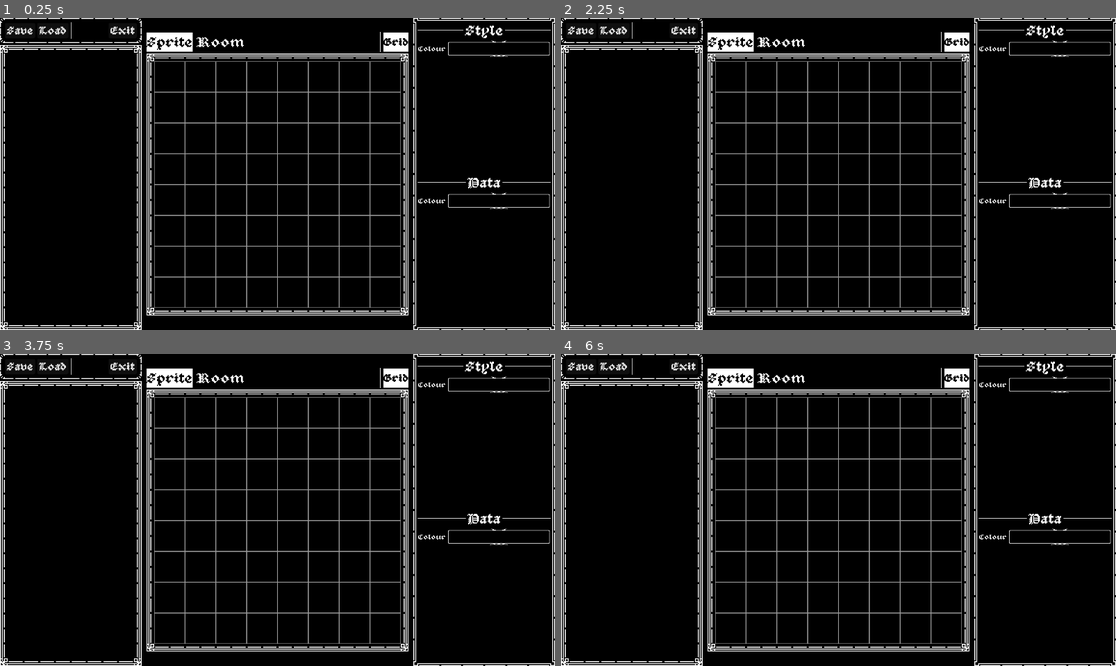
Above: before the commit, frames 1-4 (two rows, left to right).
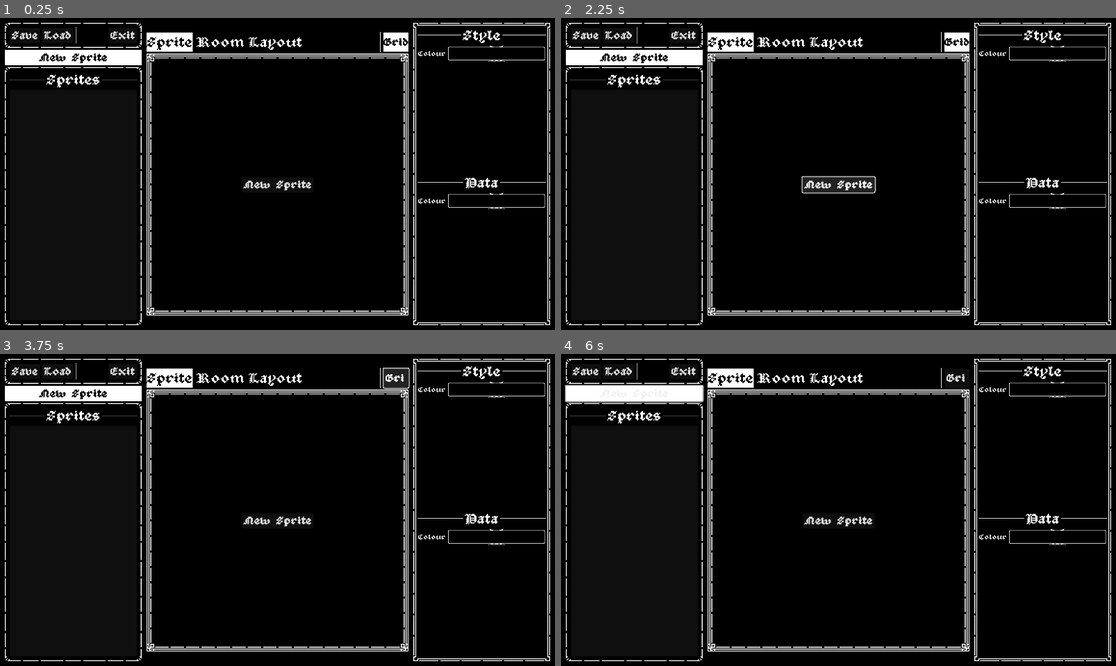
Above: after the commit, the same moments.

Repository: 3enjm/texed
Game: Godot game, scene res://src/main.tscn
Same seed, same stepped clock (60 frames per second), same inputs: the game is played once before the commit and once after it.
Inputs (mouse positions are in pixels of both pictures, inside the frame that each line leads up to):
- Up to frame 1 (0.25 s): no input
- Up to frame 2 (2.25 s): click (633, 58) at 0.5 s, where only the run after the commit has a clickable "New Sprite"; click (633, 58) at 1.25 s, where only the run after the commit has a clickable "New Sprite"; click (838, 183) at 2 s, where only the run after the commit has a clickable "New Sprite"
- Up to frame 3 (3.75 s): click (277, 519) at 2.75 s, where only the run after the commit has a clickable "New Sprite"; click "Grid" at 3.5 s
- Up to frame 4 (6 s): click "Grid" at 4.25 s; click "Grid" at 5 s; click (633, 394) at 5.75 s, where only the run after the commit has a clickable "New Sprite"

The runs differ from the first frame. In frame 1, 9.8% of the frame differs, in the area x 0-100%, y 0-100%; in frame 2, 10%; in frame 3, 10%; in frame 4, 10%.

Commit message:
abstracted asset data

Diff:
--- /dev/null
+++ b/src/asset_data.gd
@@ -0,0 +1,34 @@
+@abstract
+class_name AssetData
+extends Resource
+
+enum Type {
+	SPRITE,
+	ROOM
+}
+
+enum SubType {
+	NONE,
+	CREATURE,
+	ITEM
+}
+
+func set_image(img: Image) -> void:
+	return
+func get_image() -> Image:
+	return Image.new()
+
+func set_fg_colour(colour: Color) -> void:
+	return
+func get_fg_colour() -> Color:
+	return Color.WHITE
+
+func set_bg_colour(colour: Color) -> void:
+	return
+func get_bg_colour() -> Color:
+	return Color.BLACK
+
+func set_tex_data_array(tex_data: Array[bool]) -> void:
+	return
+func get_tex_data_array() -> Array[bool]:
+	return [false]
--- a/src/main.gd
+++ b/src/main.gd
@@ -11,9 +11,29 @@
 @onready var grid_texture_rect: TextureRect = %GridTextureRect
 @onready var fg_colour_field: HBoxContainer = %FGColourField
 @onready var fg_color_picker_button: ColorPickerButton = %ColourField/FGColorPickerButton
-@onready var item_list: ItemList = %ItemList
 
-var sprite_data_resource: SpriteData = SpriteData.new()
+# Asset Explorer UI
+@onready var new_asset_button: Button = %NewAssetButton
+@onready var asset_explorer_header: Label = %AssetExplorerHeader
+@onready var asset_list: ItemList = %AssetList
+@onready var init_asset_button: Button = %InitAssetButton
+
+enum EditorMode {
+	SPRITE_EDIT,
+	ROOM_EDIT, # -> View Edit
+	LAYOUT_EDIT,
+	# Submodes
+	NO_SUBMODE,
+	ROOM_EDIT_PLACEMENT,
+	ROOM_EDIT_POSITION,
+}
+
+var assets: Dictionary[AssetData.Type, Array] = {}
+
+var active_asset_data: AssetData
+
+var active_ed_mode: EditorMode = EditorMode.SPRITE_EDIT
+var active_ed_smode: EditorMode = EditorMode.NO_SUBMODE
 
 func _on_toggle_grid_button_toggled(toggled_on: bool) -> void:
 	grid_texture_rect.visible = toggled_on
@@ -22,19 +42,34 @@
 	canvas.fg_colour = color
 
 func _on_tab_bar_tab_changed(tab: int) -> void:
-	if tab == 0:
-		camera_2d.zoom = Vector2(1.0, 1.0)
-		(grid_texture_rect.material as ShaderMaterial).set_shader_parameter("scale", 1.0)
-	elif tab == 1:
-		camera_2d.zoom = Vector2(0.5, 0.5)
-		(grid_texture_rect.material as ShaderMaterial).set_shader_parameter("scale", 2.0)
+	match(tab):
+		0: change_ed_mode(EditorMode.SPRITE_EDIT)
+		1: change_ed_mode(EditorMode.ROOM_EDIT)
 
 func _on_save_button_pressed() -> void:
 	#TODO: Are we writing room data or sprite data?
 	#TODO: Write data
-	canvas.brush.visible = false
-	await RenderingServer.frame_post_draw
-	var vp_image := canvas_viewport.get_texture().get_image()
-	vp_image.resize(64,64)
-	item_list.add_item("", ImageTexture.create_from_image(vp_image))
-	canvas.brush.visible = true
+	if active_ed_mode == EditorMode.SPRITE_EDIT || \
+		active_ed_mode == EditorMode.ROOM_EDIT:
+
+		canvas.brush.visible = false
+		await RenderingServer.frame_post_draw
+		var vp_image := canvas_viewport.get_texture().get_image()
+		vp_image.resize(64,64)
+		active_asset_data.set_image(vp_image)
+		asset_list.add_item("", ImageTexture.create_from_image(vp_image))
+		canvas.brush.visible = true
+
+func change_ed_mode(mode: EditorMode) -> void:
+	if mode != active_ed_mode:
+		if mode == EditorMode.SPRITE_EDIT:
+			camera_2d.zoom = Vector2(1.0, 1.0)
+			(grid_texture_rect.material as ShaderMaterial).set_shader_parameter("scale", 1.0)
+
+		elif mode == EditorMode.ROOM_EDIT:
+			camera_2d.zoom = Vector2(0.5, 0.5)
+			(grid_texture_rect.material as ShaderMaterial).set_shader_parameter("scale", 2.0)
+		active_ed_mode = mode
+
+func _on_asset_list_item_selected(index: int) -> void:
+	pass # Replace with function body.
--- a/src/main.tscn
+++ b/src/main.tscn
@@ -8,6 +8,9 @@
 [sub_resource type="StyleBoxLine" id="StyleBoxLine_rlaii"]
 color = Color(1, 1, 1, 1)
 vertical = true
+
+[sub_resource type="StyleBoxFlat" id="StyleBoxFlat_3cfgd"]
+bg_color = Color(1, 1, 1, 1)
 
 [sub_resource type="StyleBoxLine" id="StyleBoxLine_fyndt"]
 color = Color(1, 1, 1, 1)
@@ -62,6 +65,10 @@
 grow_horizontal = 2
 grow_vertical = 2
 theme = ExtResource("2_3cfgd")
+theme_override_constants/margin_left = 10
+theme_override_constants/margin_top = 10
+theme_override_constants/margin_right = 10
+theme_override_constants/margin_bottom = 10
 
 [node name="HBoxContainer2" type="HBoxContainer" parent="MainUI/Control/MarginContainer"]
 layout_mode = 2
@@ -97,17 +104,47 @@
 size_flags_horizontal = 10
 text = "Exit"
 
-[node name="VBoxContainer" type="PanelContainer" parent="MainUI/Control/MarginContainer/HBoxContainer2/VBoxContainer2"]
-layout_mode = 2
-size_flags_horizontal = 3
-size_flags_vertical = 3
-
-[node name="VBoxContainer" type="VBoxContainer" parent="MainUI/Control/MarginContainer/HBoxContainer2/VBoxContainer2/VBoxContainer"]
-layout_mode = 2
-
-[node name="ItemList" type="ItemList" parent="MainUI/Control/MarginContainer/HBoxContainer2/VBoxContainer2/VBoxContainer/VBoxContainer"]
-unique_name_in_owner = true
-layout_mode = 2
+[node name="PanelContainer2" type="PanelContainer" parent="MainUI/Control/MarginContainer/HBoxContainer2/VBoxContainer2"]
+layout_mode = 2
+theme_override_styles/panel = SubResource("StyleBoxFlat_3cfgd")
+
+[node name="NewAssetButton" type="Button" parent="MainUI/Control/MarginContainer/HBoxContainer2/VBoxContainer2/PanelContainer2"]
+unique_name_in_owner = true
+layout_mode = 2
+theme_override_colors/font_color = Color(0, 0, 0, 1)
+text = "New Sprite"
+flat = true
+
+[node name="AssetExplorer" type="PanelContainer" parent="MainUI/Control/MarginContainer/HBoxContainer2/VBoxContainer2"]
+layout_mode = 2
+size_flags_horizontal = 3
+size_flags_vertical = 3
+theme_type_variation = &"PanelContainer_A"
+
+[node name="VBoxContainer" type="VBoxContainer" parent="MainUI/Control/MarginContainer/HBoxContainer2/VBoxContainer2/AssetExplorer"]
+layout_mode = 2
+
+[node name="AssetExplorerHeading" type="HBoxContainer" parent="MainUI/Control/MarginContainer/HBoxContainer2/VBoxContainer2/AssetExplorer/VBoxContainer"]
+layout_mode = 2
+
+[node name="HSeparator2" type="HSeparator" parent="MainUI/Control/MarginContainer/HBoxContainer2/VBoxContainer2/AssetExplorer/VBoxContainer/AssetExplorerHeading"]
+layout_mode = 2
+size_flags_horizontal = 3
+
+[node name="AssetExplorerHeader" type="Label" parent="MainUI/Control/MarginContainer/HBoxContainer2/VBoxContainer2/AssetExplorer/VBoxContainer/AssetExplorerHeading"]
+unique_name_in_owner = true
+layout_mode = 2
+theme_override_font_sizes/font_size = 32
+text = "Sprites"
+
+[node name="HSeparator" type="HSeparator" parent="MainUI/Control/MarginContainer/HBoxContainer2/VBoxContainer2/AssetExplorer/VBoxContainer/AssetExplorerHeading"]
+layout_mode = 2
+size_flags_horizontal = 3
+
+[node name="AssetList" type="ItemList" parent="MainUI/Control/MarginContainer/HBoxContainer2/VBoxContainer2/AssetExplorer/VBoxContainer"]
+unique_name_in_owner = true
+layout_mode = 2
+size_flags_vertical = 3
 mouse_filter = 1
 max_columns = 2
 
@@ -125,9 +162,10 @@
 layout_mode = 2
 size_flags_horizontal = 3
 current_tab = 0
-tab_count = 2
+tab_count = 3
 tab_0/title = "Sprite"
 tab_1/title = "Room"
+tab_2/title = "Layout"
 
 [node name="VSeparator" type="VSeparator" parent="MainUI/Control/MarginContainer/HBoxContainer2/CenterContainer/VBoxContainer3/HBoxContainer"]
 layout_mode = 2
@@ -174,6 +212,23 @@
 texture = SubResource("PlaceholderTexture2D_eewff")
 stretch_mode = 3
 
+[node name="InitPanel" type="Panel" parent="MainUI/Control/MarginContainer/HBoxContainer2/CenterContainer/VBoxContainer3/Editor"]
+unique_name_in_owner = true
+layout_mode = 2
+
+[node name="CenterContainer" type="CenterContainer" parent="MainUI/Control/MarginContainer/HBoxContainer2/CenterContainer/VBoxContainer3/Editor/InitPanel"]
+layout_mode = 1
+anchors_preset = 15
+anchor_right = 1.0
+anchor_bottom = 1.0
+grow_horizontal = 2
+grow_vertical = 2
+
+[node name="InitAssetButton" type="Button" parent="MainUI/Control/MarginContainer/HBoxContainer2/CenterContainer/VBoxContainer3/Editor/InitPanel/CenterContainer"]
+unique_name_in_owner = true
+layout_mode = 2
+text = "New Sprite"
+
 [node name="StylePanel" type="PanelContainer" parent="MainUI/Control/MarginContainer/HBoxContainer2"]
 layout_mode = 2
 size_flags_horizontal = 3
@@ -255,6 +310,7 @@
 text = "Colour"
 
 [node name="StartWindow" type="CanvasLayer" parent="."]
+visible = false
 
 [node name="Control" type="Control" parent="StartWindow"]
 layout_mode = 3
@@ -272,6 +328,7 @@
 grow_horizontal = 2
 grow_vertical = 2
 
+[connection signal="item_selected" from="MainUI/Control/MarginContainer/HBoxContainer2/VBoxContainer2/AssetExplorer/VBoxContainer/AssetList" to="." method="_on_asset_list_item_selected"]
 [connection signal="tab_changed" from="MainUI/Control/MarginContainer/HBoxContainer2/CenterContainer/VBoxContainer3/HBoxContainer/TabBar" to="." method="_on_tab_bar_tab_changed"]
 [connection signal="toggled" from="MainUI/Control/MarginContainer/HBoxContainer2/CenterContainer/VBoxContainer3/HBoxContainer/ToggleGridButton" to="." method="_on_toggle_grid_button_toggled"]
 [connection signal="color_changed" from="MainUI/Control/MarginContainer/HBoxContainer2/StylePanel/VBoxContainer2/VBoxContainer/FGColourField/FGColorPickerButton" to="." method="_on_fg_color_picker_button_color_changed"]
--- a/src/sprite_data.gd
+++ b/src/sprite_data.gd
@@ -1,8 +1,2 @@
 class_name SpriteData
-extends Resource
-
-var image: Image = Image.new()
-
-var colour: Color = Color.WHITE
-
-var data: Array[bool] = []
+extends AssetData
Not shown, added: src/asset_data.gd.uid
Not shown: 1 places in src/main.tscn that only renumber resources
Not shown, changed: src/sprite_data.gd.uid
